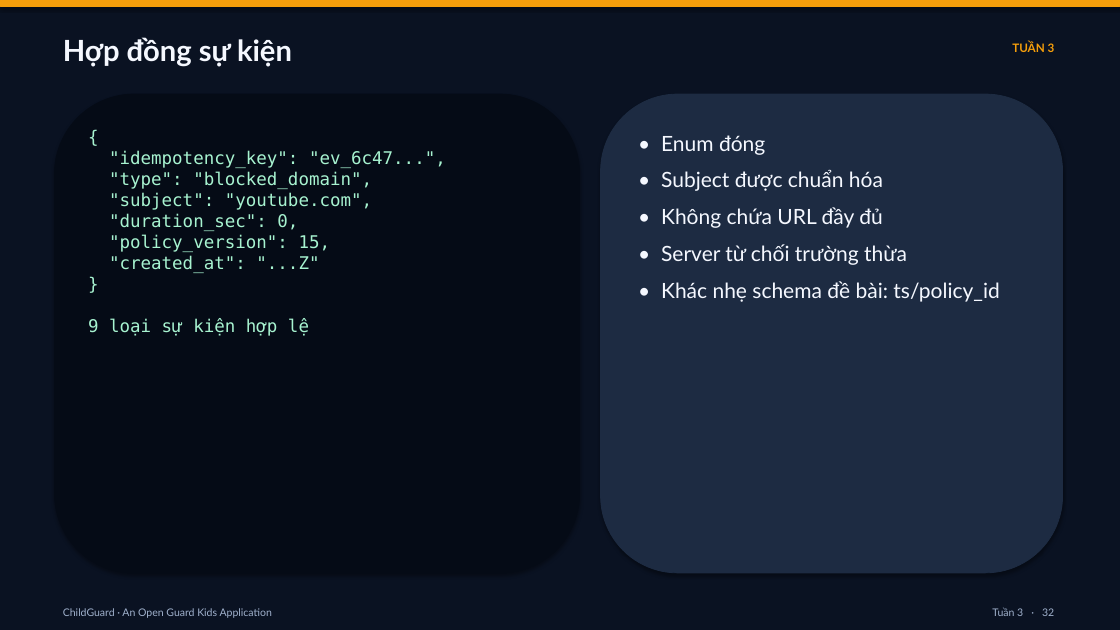
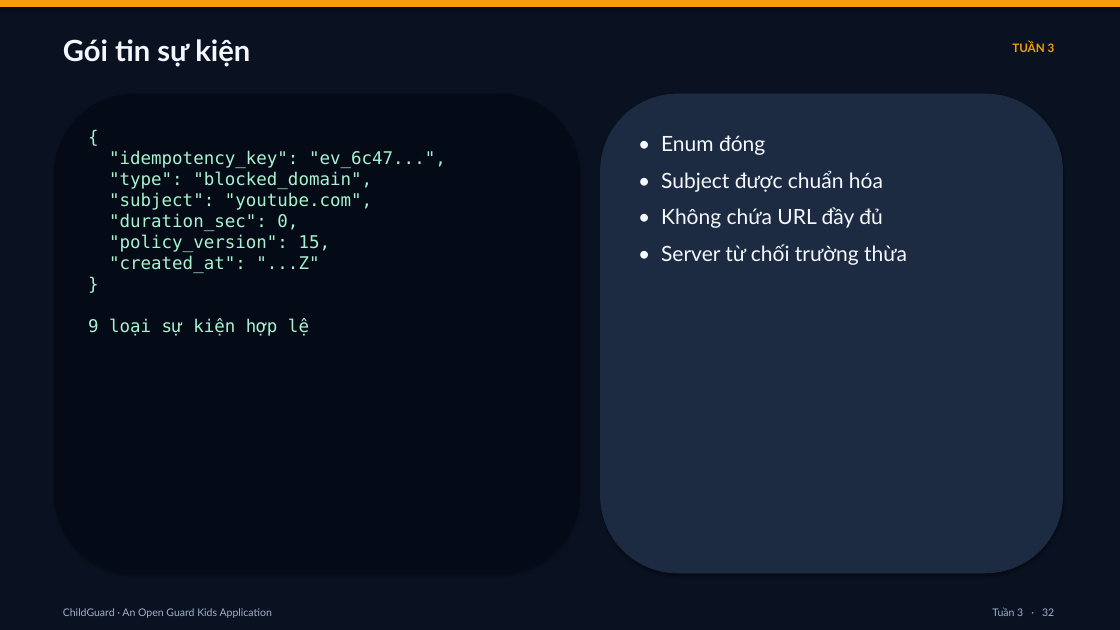
Before and after one commit to nvphuoc1172/ChildGuard, a slide deck: slide 33 of docs/ChildGuard_TongHop .pptx (slide 32 before the commit). Drawn at 1120x630 pixels with LibreOffice and Linux fonts; fonts in the diff are those of the drawing. Boxes give left, top, right and bottom in pixels: in the first picture for what was removed or moved away, otherwise in the second. Text is boxed around its words. In the diff, an @@ line names an element or a change of style, - is before the commit and + after.

```diff
--- a/docs/ChildGuard_TongHop .pptx
+++ b/docs/ChildGuard_TongHop .pptx
@@ text at <box>63,39,250,67</box>: text changed @@
-Hợp đồng sự kiện
+Gói tin sự kiện
@@ text at <box>661,281,999,302</box>: paragraph removed @@
-• Khác nhẹ schema đề bài: ts/policy_id
```
Also in this commit, not shown: 1 other slide changed, 1 slide added, 7 other files.
